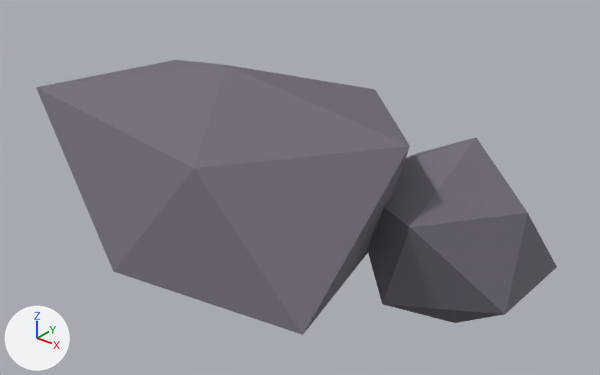
Renders of the glTF model godot/assets/props/rock_dark.glb from each side of a commit.
Before and after are seen from a camera (50 mm lens) standing at (2.58, -2.77, 2.17) and looking at (0.28, 0.11, 0.39). The axes (+X, +Y, +Z) are drawn at lower left. The lights are the same throughout. The picture after the commit comes second. Vertices at exactly the same position are counted once.

Names of what the first picture shows: 'rock_dark'.
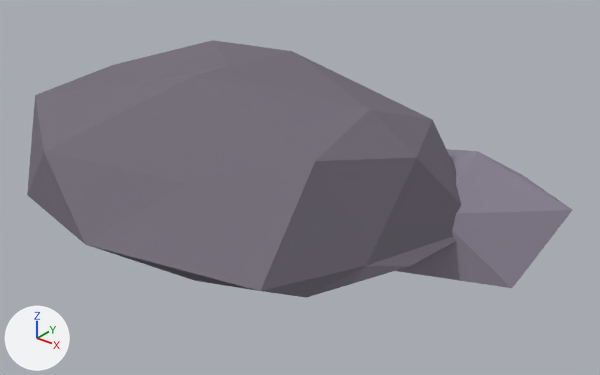
Changed parts and their boxes [x1, y1, x2, y2] in the pictures (600 x 375 px):
'rock_dark', reshaped, moved (6% shorter): before [36, 60, 557, 335]; after [27, 40, 572, 298]
part 1 of me_icosphere, rebuilt (16% wider, 6% shorter): before [36, 60, 410, 335]; after [27, 40, 461, 298]
part 2 of me_icosphere, rebuilt (7% narrower, 25% shorter): before [367, 137, 557, 323]; after [396, 149, 572, 288]

What the commit changed:
Material 'SteinHell' (mat_steinhell) is new.
Its base color is (0.26, 0.23, 0.3) (grey #8b8495).
Its roughness is 0.85.
Material 'Moos' (mat_moos) is new.
Its base color is (0.1, 0.25, 0.12) (green #598961).
Its roughness is 0.85.
Material 'RissGlut' (mat_rissglut) is new.
Its base color is (0.5, 0.2, 0.8) (purple #bc7ce7).
Its roughness is 0.85.
Its emission color is (0.7, 0.35, 1.0) (purple #daa0ff).
Its emission strength is 2.5.
me_icosphere is used by ob_rock_dark; location (0.0, 0.0, 0.45).
me_icosphere had 24 vertices, 40 faces and spanned x -0.94..1.35, y -0.78..0.96, z -0.77..0.57.
me_icosphere now has 89 vertices, 154 faces and spans x -1.09..1.48, y -0.94..0.97, z -0.25..0.61.
me_icosphere part 1: the loose piece of 12 vertices spanning x -0.94..0.92, y -0.78..0.8, z -0.68..0.57 is rebuilt with 42 vertices and now spans x -1.09..1.14, y -0.94..0.82, z -0.08..0.61.
me_icosphere part 2: the loose piece of 12 vertices spanning x 0.53..1.35, y 0.0..0.96, z -0.77..0.23 is rebuilt with 12 vertices and now spans x 0.44..1.48, y 0.05..0.97, z -0.25..0.28, in mat_steinhell (grey #8b8495).
Other edits to the shape of me_icosphere do not show in these pictures.
me_icosphere gains material mat_steinhell (grey #8b8495).
me_icosphere gains material mat_rissglut (purple #bc7ce7, glowing purple #daa0ff).
me_icosphere gains material mat_moos (green #598961).
Object 'rock_dark' (ob_rock_dark) moves from (0.0, 0.0, 0.45) to (0.0, 0.0, 0.4).
